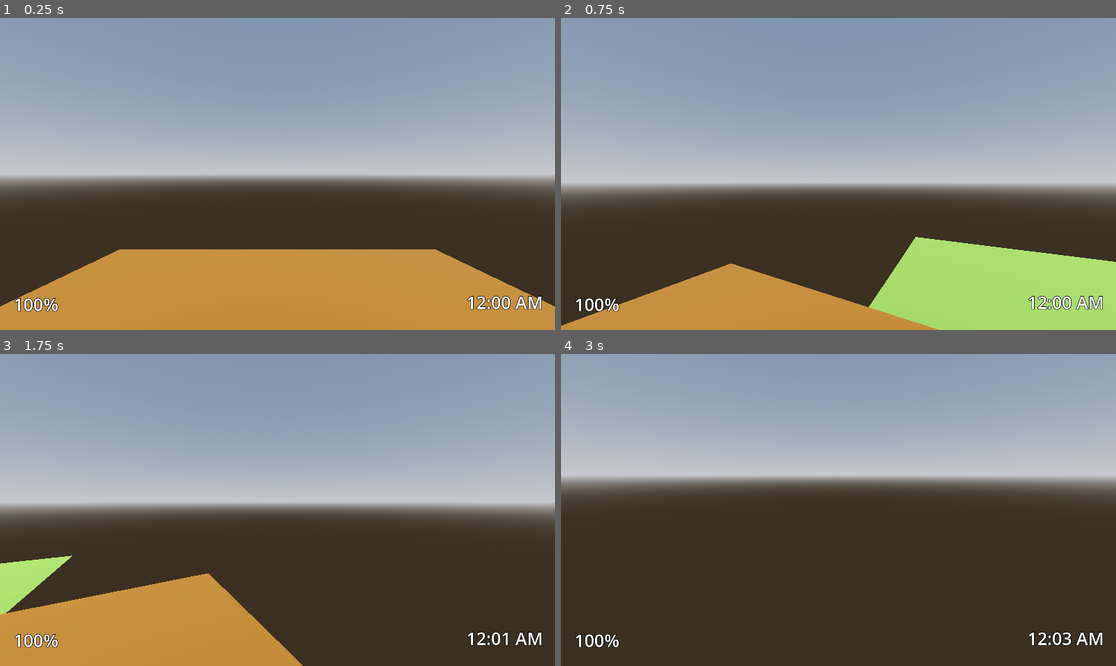
Above: before the commit, frames 1-4 (two rows, left to right).
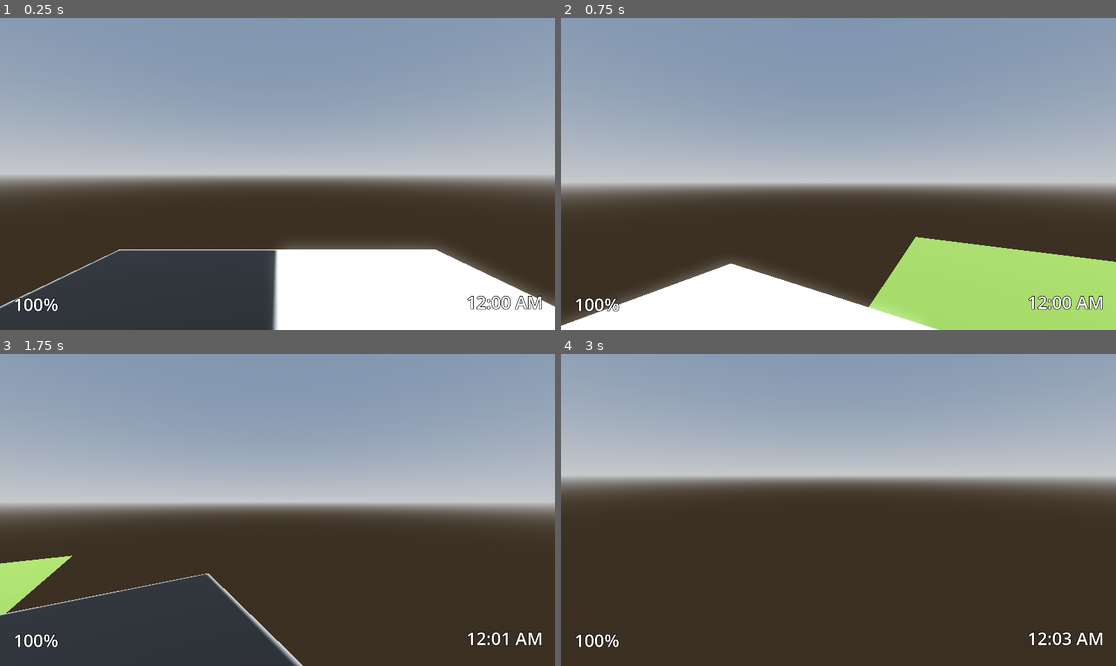
Above: after the commit, the same moments.

Repository: WHEOfficial/GoldenDragonFNaF
Game: Godot game, scene res://World.tscn
The game is run twice, just before and just after one commit, with the same random seed, the same clock (stepped at 60 frames per second) and the same inputs.
Inputs (mouse positions are in pixels of both pictures, inside the frame that each line leads up to):
- Up to frame 1 (0.25 s): no input
- Up to frame 2 (0.75 s): tap Enter at 0.5 s; move the mouse to (866, 174) at 0.52 s; hold W (up) from 0.53 s (still down); tap E (interact) at 0.6 s
- Up to frame 3 (1.75 s): keep holding W (up); tap Space (jump) at 0.77, 1.52 s; move the mouse to (249, 510) at 1.27 s; tap E (interact) at 1.35 s
- Up to frame 4 (3 s): keep holding W (up); move the mouse to (849, 503) at 2.02 s; tap E (interact) at 2.1, 2.85 s; tap Space (jump) at 2.75 s; move the mouse to (832, 516) at 2.77 s

The runs differ from the first frame. In frame 1, 22% of the frame differs, in the area x 0-100%, y 72-100%; in frame 2, 8.2%; in frame 3, 11%; in frame 4, nothing differs.

Commit message:
Texture beginnings

Diff:
--- a/World.tscn
+++ b/World.tscn
@@ -1,7 +1,8 @@
-[gd_scene load_steps=16 format=3 uid="uid://cwopn0xt0fayx"]
+[gd_scene load_steps=17 format=3 uid="uid://cwopn0xt0fayx"]
 
 [ext_resource type="Script" path="res://World.gd" id="1_dhbal"]
 [ext_resource type="Script" path="res://Player.gd" id="1_goyp0"]
+[ext_resource type="Texture2D" uid="uid://cpwrqlon76ryg" path="res://images/checkerboard.png" id="3_qrdyl"]
 [ext_resource type="Script" path="res://Monitor.gd" id="3_y4npo"]
 [ext_resource type="PackedScene" uid="uid://n2p7qpmidkc" path="res://CameraNode.tscn" id="4_dmtcn"]
 [ext_resource type="Script" path="res://MainHUD.gd" id="5_iskrf"]
@@ -25,7 +26,7 @@
 [sub_resource type="CapsuleShape3D" id="CapsuleShape3D_xe6yw"]
 
 [sub_resource type="StandardMaterial3D" id="StandardMaterial3D_hps3g"]
-albedo_color = Color(0.427451, 0.258824, 0.0235294, 1)
+albedo_texture = ExtResource("3_qrdyl")
 
 [sub_resource type="StandardMaterial3D" id="StandardMaterial3D_xg4b5"]
 albedo_color = Color(0.337255, 0.47451, 0.160784, 1)
Binary file added: images/checkerboard.png
Not shown, added: images/checkerboard.png.import
